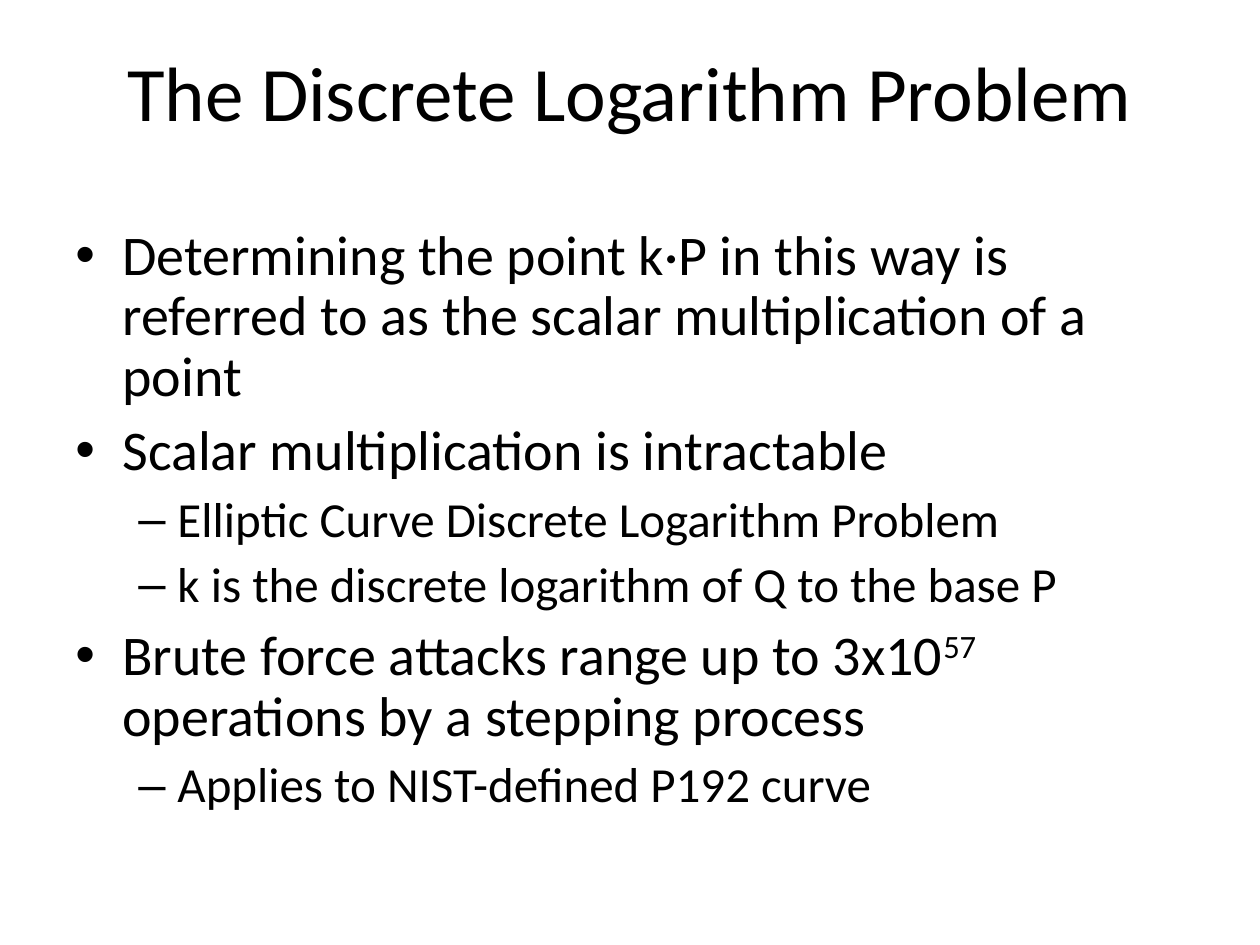
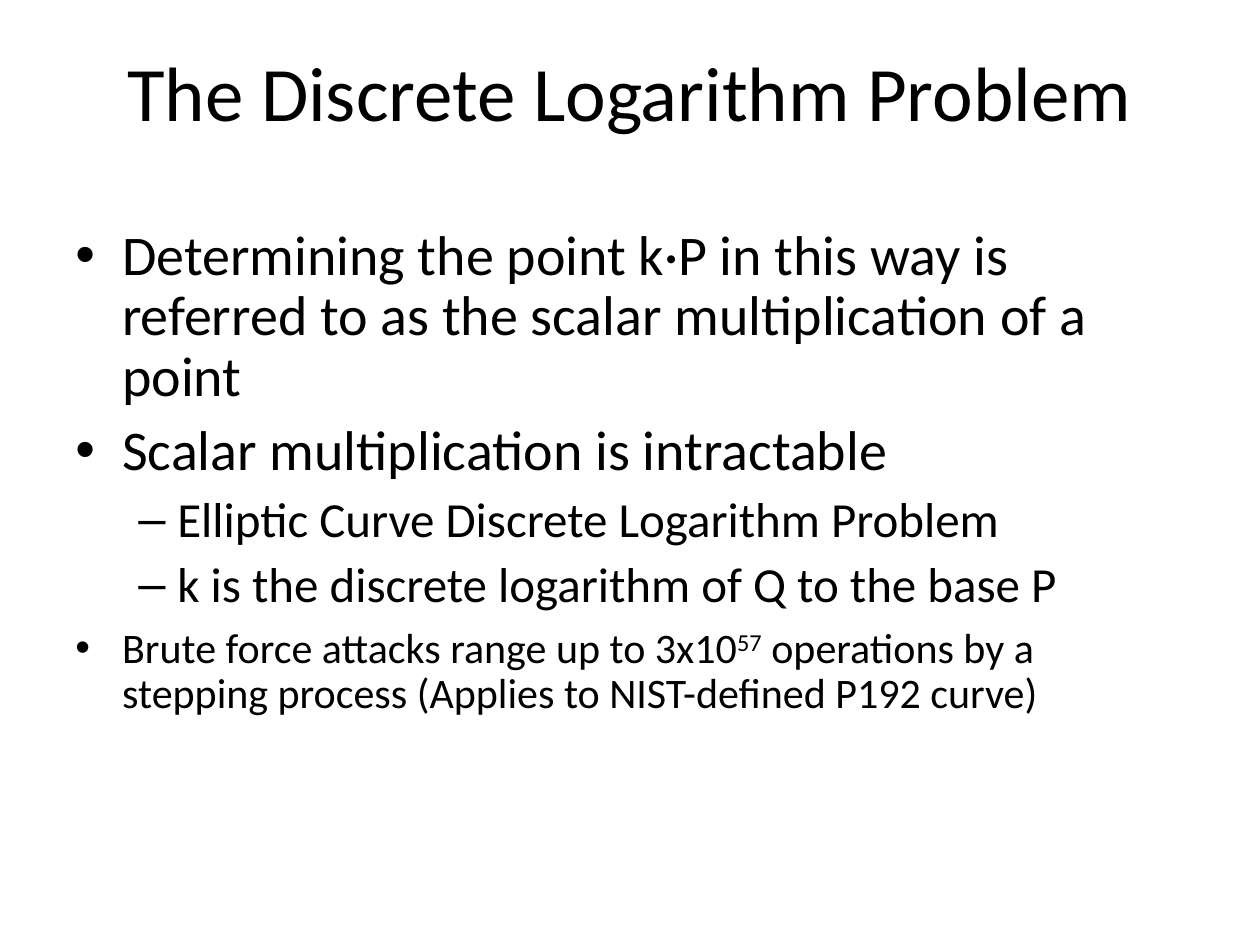
Before and after one commit to sftcd/cs7053, a slide deck: slide 17 of 2015lectures/mc-ecc/ecc.ppt. Drawn at 1260x945 pixels with LibreOffice and Linux fonts; fonts in the diff are those of the drawing. Boxes give left, top, right and bottom in pixels: in the first picture for what was removed or moved away, otherwise in the second. Text is boxed around its words. In the diff, an @@ line names an element or a change of style, - is before the commit and + after.

```diff
--- a/2015lectures/mc-ecc/ecc.ppt
+++ b/2015lectures/mc-ecc/ecc.ppt
@@ text at [122,633,1037,716]: text changed; size 32 to 24 pt @@
-• Brute force attacks range up to 3x1057 operations by a stepping process
-  – Applies to NIST-defined P192 curve
+• Brute force attacks range up to 3x1057 operations by a stepping process (Applies to NIST-defined P192 curve)
```
Also in this commit, not shown: 1 other slide changed, 1 other file.
